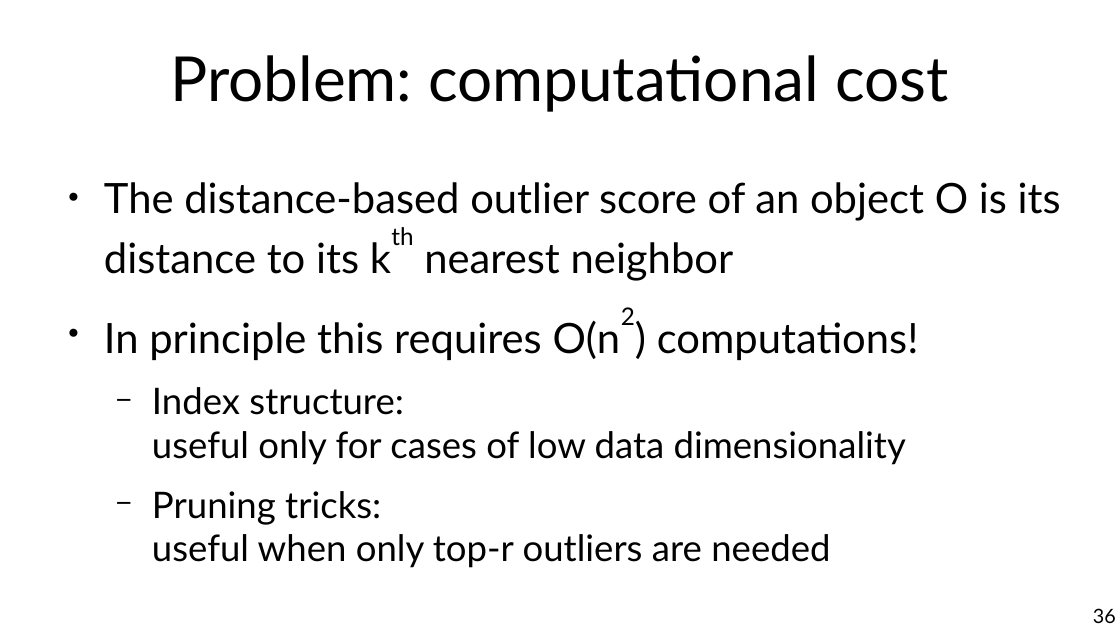
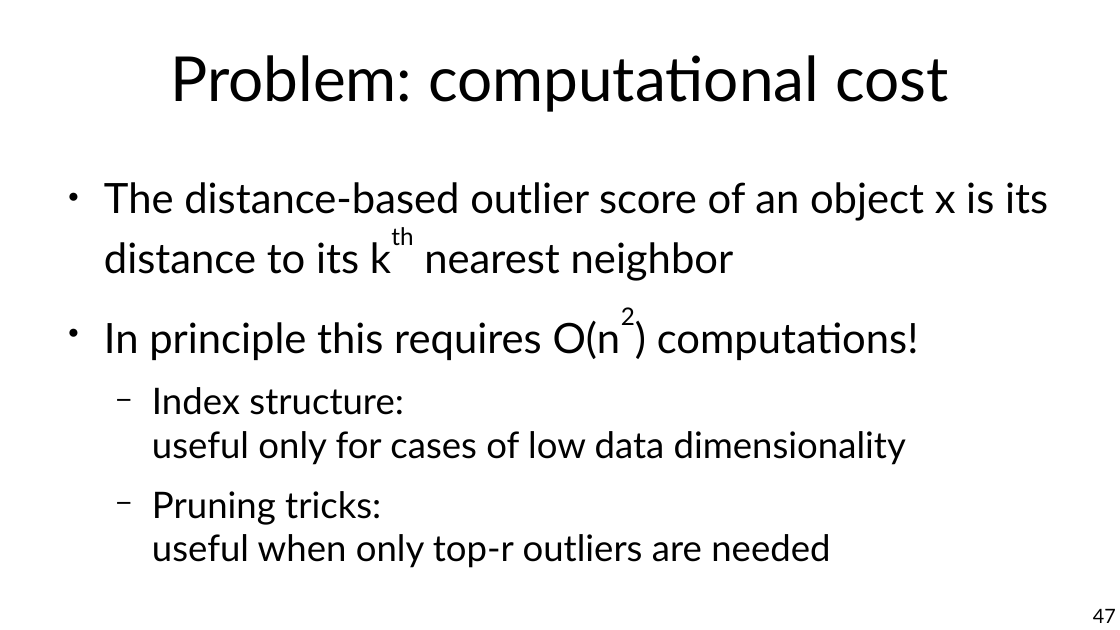
Before and after one commit to marco-calautti/data-mining-course, a slide deck: slide 47 of theory/tt09_outlier_detection.odp (slide 36 before the commit). Drawn at 1120x630 pixels with LibreOffice and Linux fonts; fonts in the diff are those of the drawing. Boxes give left, top, right and bottom in pixels: in the first picture for what was removed or moved away, otherwise in the second. Text is boxed around its words. In the diff, an @@ line names an element or a change of style, - is before the commit and + after.

```diff
--- a/theory/tt09_outlier_detection.odp
+++ b/theory/tt09_outlier_detection.odp
@@ text at (x1=104, y1=182, x2=1048, y2=281): text changed @@
-● The distance-based outlier score of an object O is its distance to its kth nearest neighbor
+● The distance-based outlier score of an object x is its distance to its kth nearest neighbor
@@ page number at (x1=1093, y1=609, x2=1116, y2=623): text changed @@
-36
+47
```
Also in this commit, not shown: 26 other slides changed, 14 slides added, 2 slides removed.
